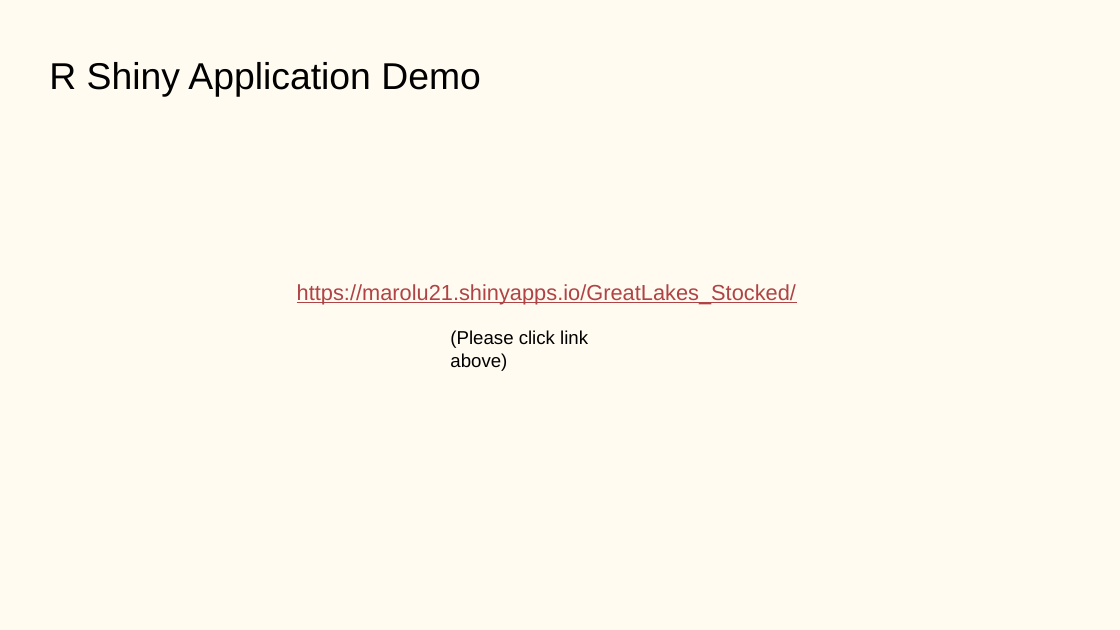
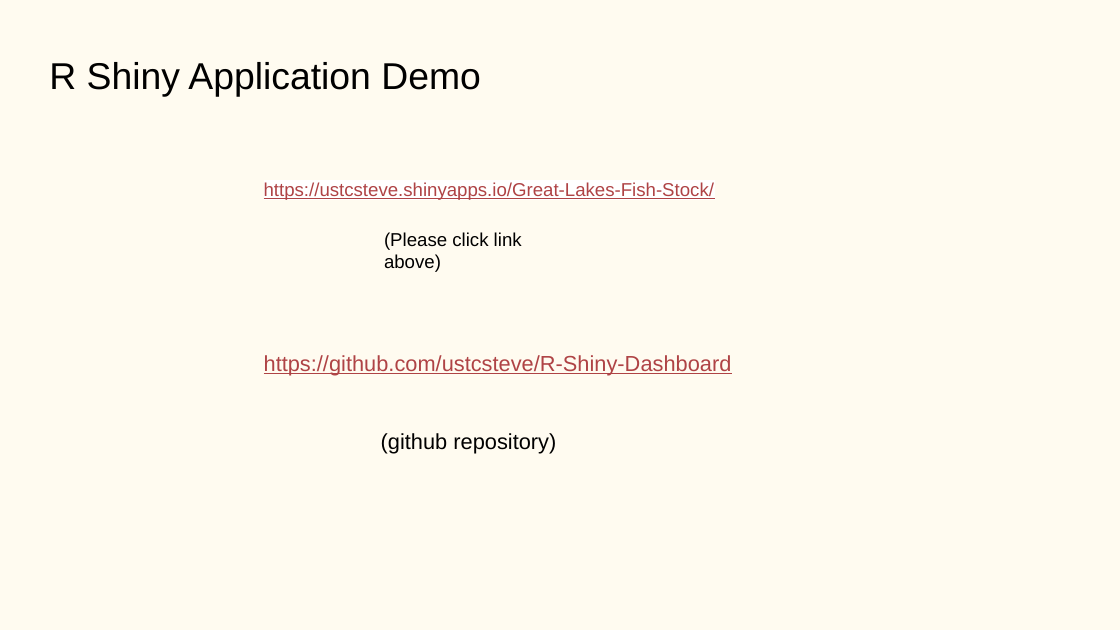
Before and after one commit to ustcsteve/R-Shiny-Dashboard, a slide deck: slide 8 of 5122 Final Project Presentation.pptx. Drawn at 1120x630 pixels with LibreOffice and Linux fonts; fonts in the diff are those of the drawing. Boxes give left, top, right and bottom in pixels: in the first picture for what was removed or moved away, otherwise in the second. Text is boxed around its words. In the diff, an @@ line names an element or a change of style, - is before the commit and + after.

```diff
--- a/5122 Final Project Presentation.pptx
+++ b/5122 Final Project Presentation.pptx
@@ text at [264, 182, 714, 200]: text changed; size 14 to 12 pt @@
-https://marolu21.shinyapps.io/GreatLakes_Stocked/
+https://ustcsteve.shinyapps.io/Great-Lakes-Fish-Stock/
@@ text "(Please click link above)": place and size @@
-text "(Please click link above)" at [450, 330, 588, 371]
+text "(Please click link above)" at [384, 232, 522, 272]
@@ text added at [264, 355, 732, 376], 14 pt, text #AF4345, underline @@
+https://github.com/ustcsteve/R-Shiny-Dashboard
@@ text added at [381, 433, 556, 454], 14 pt, text #000000 @@
+(github repository)
```
Also in this commit, not shown: 1 other file.
